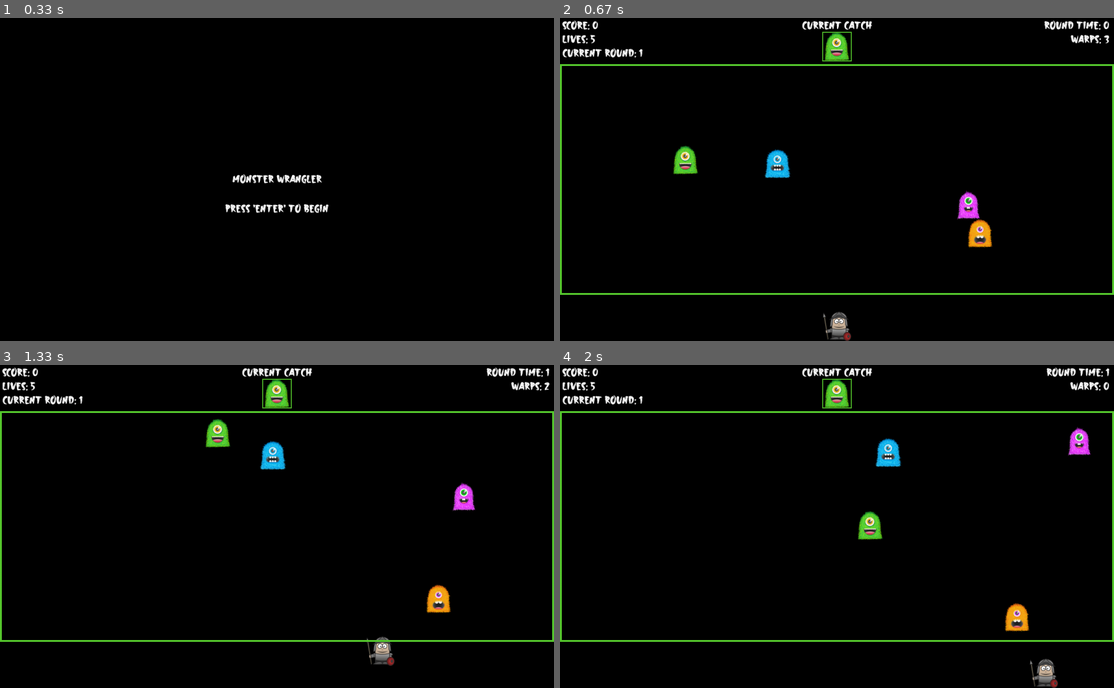
Above: before the commit, frames 1-4 (two rows, left to right).
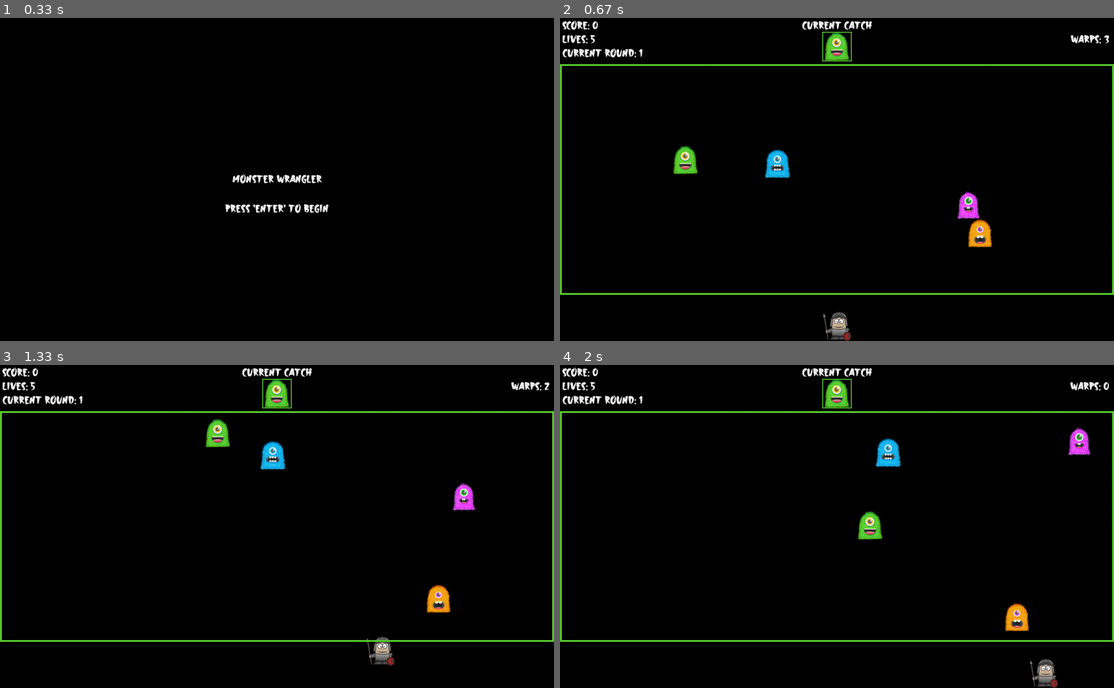
Above: after the commit, the same moments.

Repository: alextianyf/Fun-Pygame-Projects
Game: pygame game, started from Monster_Wrangler/main.py
Same seed, same stepped clock (60 frames per second), same inputs: the game is played once before the commit and once after it.
Inputs:
- Up to frame 1 (0.33 s): no input
- Up to frame 2 (0.67 s): tap Enter at 0.33 s
- Up to frame 3 (1.33 s): hold Right 0.67-1.13 s; hold Up from 1.17 s (still down); tap Space at 1.23 s
- Up to frame 4 (2 s): release Up at 1.47 s; hold Right 1.5-1.97 s; tap Space at 1.57, 1.87 s

Frame 1 is identical in both runs. In frame 2, 0.2% of the frame differs, in the area x 87-100%, y 0-4%; in frame 3, 0.2%; in frame 4, 0.2%.

Commit message:
Monster-wrangler - delete unnecessary attributes

Diff:
--- a/Monster_Wrangler/main.py
+++ b/Monster_Wrangler/main.py
@@ -22,9 +22,6 @@
         self.score = 0
         self.round_number = 0
 
-        self.round_time = 0
-        self.frame_count = 0
-
         self.player = player
         self.monster_group = monster_group
 
@@ -49,17 +46,7 @@
         self.target_monster_rect.centerx = WINDOW_WIDTH//2
         self.target_monster_rect.top = 30
 
-    def update(self):
-        """Update our game object"""
-        self.frame_count += 1
-        if self.frame_count == FPS:
-            self.round_time += 1
-            self.frame_count = 0
-
-        #Check for collisions
-        self.check_collisions()
-
-    def draw(self):
+    def display_text_line(self):
         """Draw the HUD and other to the display"""
         #Set colors
         WHITE = (255, 255, 255)
@@ -89,10 +76,6 @@
         round_rect = round_text.get_rect()
         round_rect.topleft = (5, 65)
 
-        time_text = self.font.render("Round Time: " + str(self.round_time), True, WHITE)
-        time_rect = time_text.get_rect()
-        time_rect.topright = (WINDOW_WIDTH - 10, 5)
-
         warp_text = self.font.render("Warps: " + str(self.player.warps), True, WHITE)
         warp_rect = warp_text.get_rect()
         warp_rect.topright = (WINDOW_WIDTH - 10, 35)
@@ -102,7 +85,6 @@
         display_surface.blit(score_text, score_rect)
         display_surface.blit(round_text, round_rect)
         display_surface.blit(lives_text, lives_rect)
-        display_surface.blit(time_text, time_rect)
         display_surface.blit(warp_text, warp_rect)
         display_surface.blit(self.target_monster_image, self.target_monster_rect)
 
@@ -143,12 +125,8 @@
 
     def start_new_round(self):
         """Populate board with new monsters"""
-        #Provide a score bonus based on how quickly the round was finished
-        self.score += int(10000*self.round_number/(1 + self.round_time))
 
         #Reset round values
-        self.round_time = 0
-        self.frame_count = 0
         self.round_number += 1
         self.player.warps += 1
 
@@ -258,8 +236,8 @@
     my_monster_group.draw(display_surface)
 
     #Update and draw the Game
-    my_game.update()
-    my_game.draw()
+    my_game.display_text_line()
+    my_game.check_collisions()
 
     #Update display and tick clock
     pygame.display.update()
